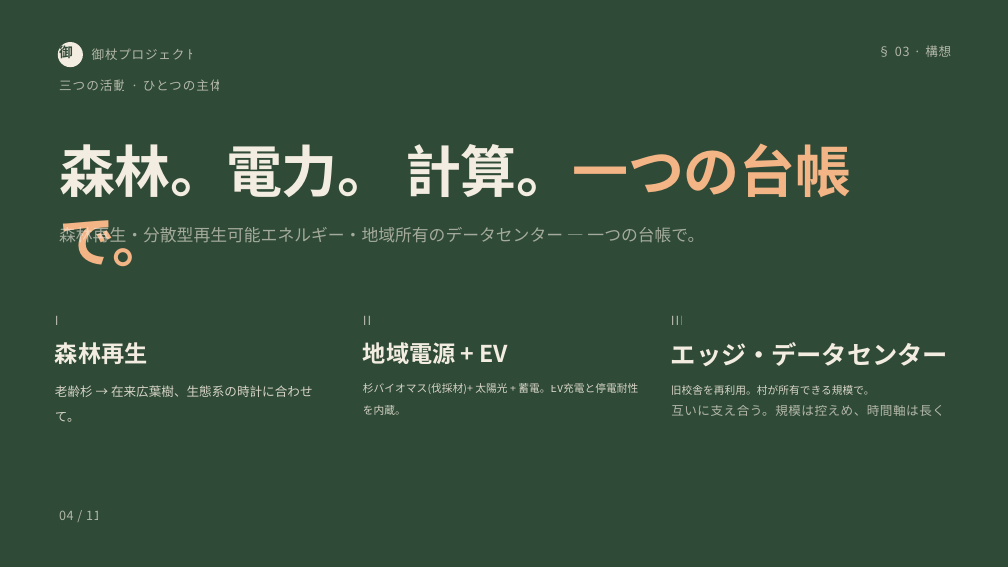
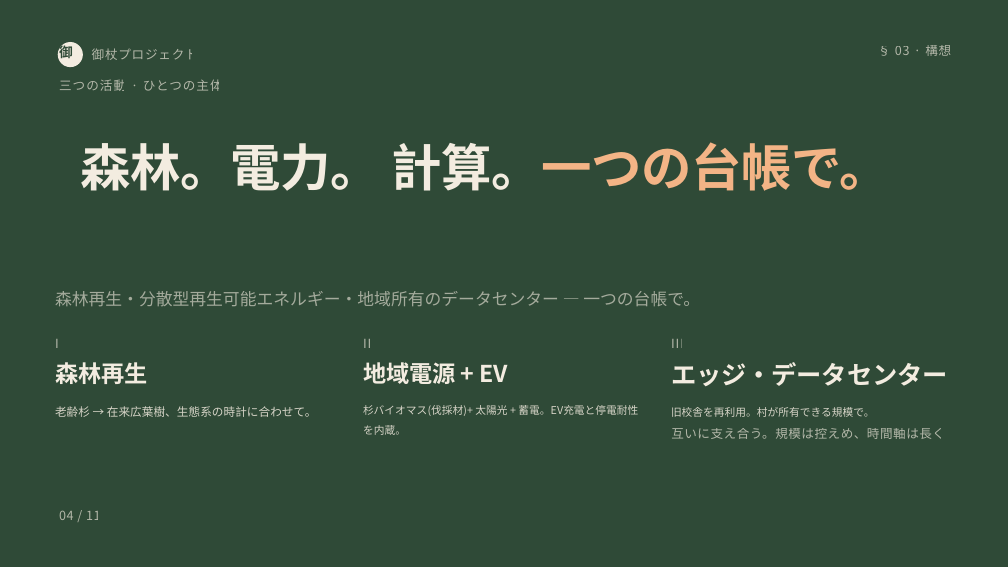
Before and after one commit to robouden/mitsue-ai-data-center, a slide deck: slide 4 of Mitsue Project Presentation - 日本語.pptx. Drawn at 1008x567 pixels with LibreOffice and Linux fonts; fonts in the diff are those of the drawing. Boxes give left, top, right and bottom in pixels: in the first picture for what was removed or moved away, otherwise in the second. Text is boxed around its words. In the diff, an @@ line names an element or a change of style, - is before the commit and + after.

```diff
--- a/Mitsue Project Presentation - 日本語.pptx
+++ b/Mitsue Project Presentation - 日本語.pptx
@@ text "森林。電力。 計算。一つの台帳で。" at <box>80,142,890,191</box>: size 80 to 72 pt @@
@@ text "森林再生・分散型再生可能エネルギー・地域所有のデータセンター — 一つの台帳で。" rewrapped from <box>59,224,704,246</box> to <box>55,291,700,307</box> @@
@@ line spacing 1.15 to 1.04 in 3 elements at <box>55,362,147,384</box>, <box>363,362,507,384</box>, <box>671,362,948,386</box> @@
@@ text "老齢杉 → 在来広葉樹、生態系の時計に合わせて。" at <box>55,406,317,417</box>: size 18 to 16.6 pt; line spacing 1.65 to 1.55 @@
@@ text "杉バイオマス(伐採材)+ 太陽光 + 蓄電。EV充電と停電耐性を内蔵。" at <box>363,405,638,435</box>: line spacing 1.65 to 1.55 @@
@@ text "旧校舎を再利用。村が所有できる規模で。" at <box>671,407,874,417</box>: line spacing 1.65 to 1.55 @@
@@ 10 texts: place and size @@
-10 texts at <box>55,316,958,422</box>
+10 texts at <box>55,339,958,439</box>
```
Also in this commit, not shown: 11 other slides changed, 33 other files.
